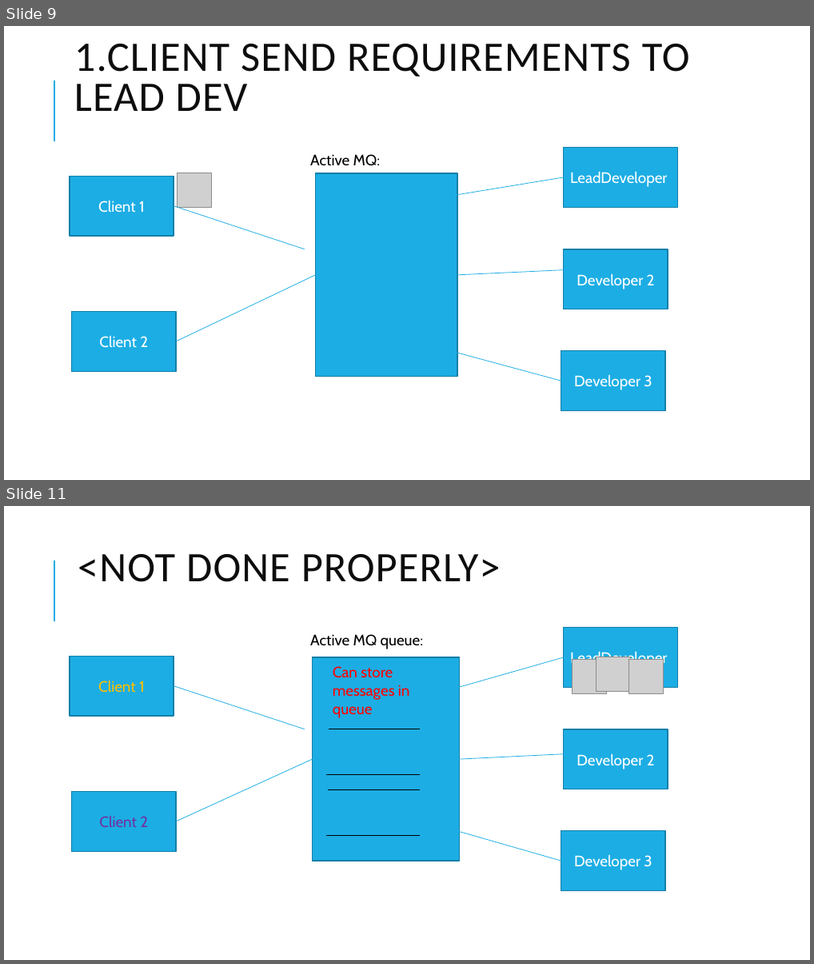
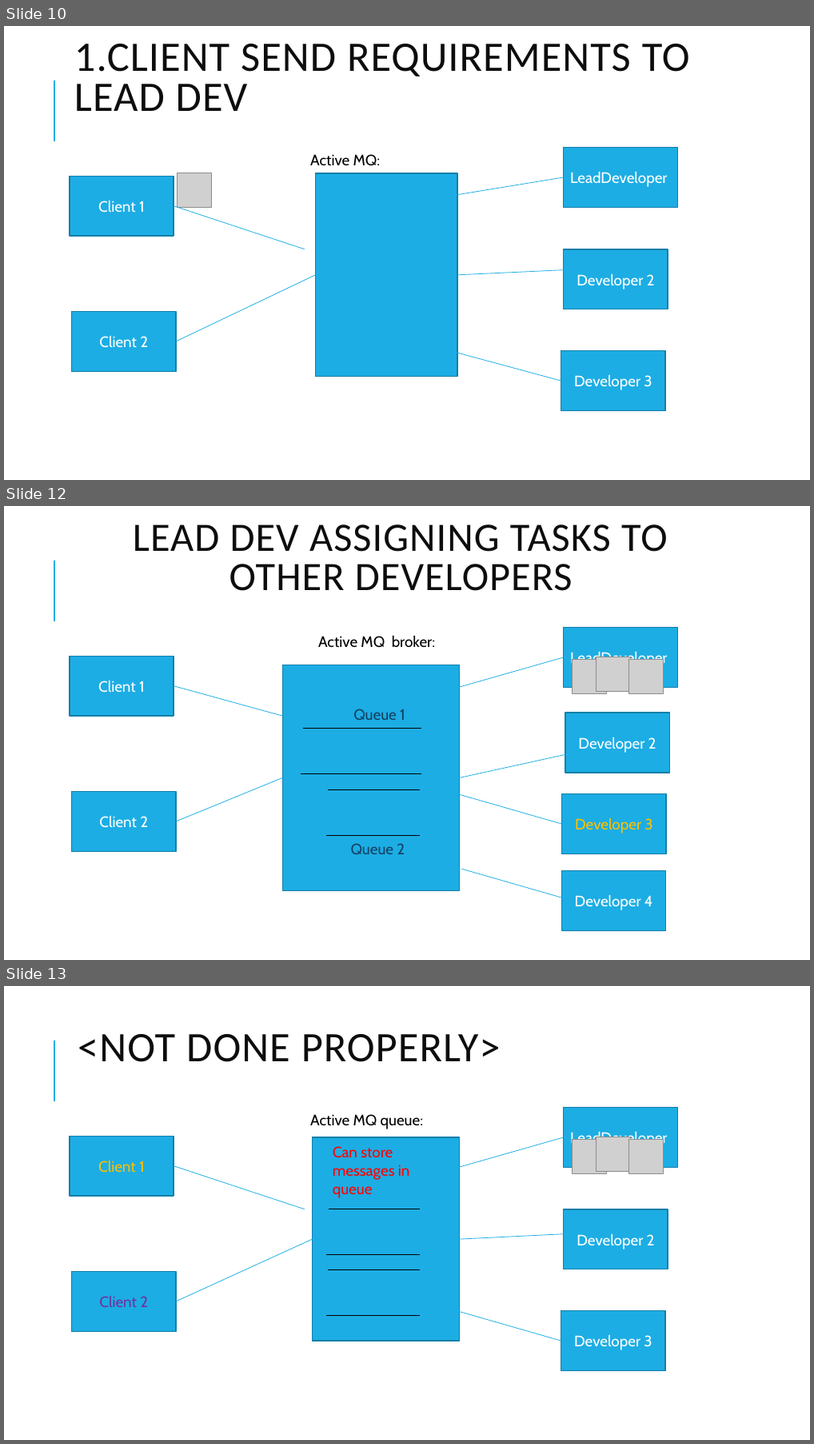
Before and after one commit to ov1n/Active-MQ-presentation, a slide deck: activemq.pptx. Shown one above the other, each under a label of ours: slides 9 and 11 before the commit, slides 10, 12 and 13 after it; the slides between them are not shown. The pictures are 814x964 and 814x1444 pixels, drawn with LibreOffice and Linux fonts; fonts in the diff are those of the drawing; grey boxes stand for pictures. Boxes give left, top, right and bottom in pixels: in the first picture for what was removed or moved away, otherwise in the second. Text is boxed around its words. In the diff, an @@ line names an element or a change of style, - is before the commit and + after.

```diff
--- a/activemq.pptx
+++ b/activemq.pptx
@@ slide 12 added at bbox=[4, 506, 810, 960], background #FFFFFF; not listed: 1 template element that a slide beside it also shows @@
@@ title added at bbox=[133, 524, 668, 591], 48 pt, text #0D0D0D @@
+LEAD DEV ASSIGNING TASKS TO OTHER DEVELOPERS
@@ text added at bbox=[318, 635, 435, 648], 18 pt, text #000000 @@
+Active MQ broker:
@@ rectangle added at bbox=[564, 628, 678, 688], fill #1CADE4, outline #1580A9 1.25 pt, 18 pt, text #FFFFFF @@
+LeadDeveloper
@@ rectangle added at bbox=[70, 656, 174, 716], fill #1CADE4, outline #1580A9 1.25 pt, 18 pt, text #FFFFFF @@
+Client 1
@@ rectangle added at bbox=[283, 664, 460, 890], fill #1CADE4, outline #1580A9 1.25 pt @@
@@ line added from (457, 688) to (564, 657), #1CADE4 0.75 pt @@
@@ picture added at bbox=[573, 660, 607, 694] @@
@@ picture added at bbox=[596, 656, 630, 691] @@
@@ picture added at bbox=[629, 660, 663, 694] @@
@@ line added from (174, 686) to (283, 716), #1CADE4 0.75 pt @@
@@ text added at bbox=[354, 708, 406, 720], 18 pt, text #134163 @@
+Queue 1
@@ rectangle added at bbox=[566, 712, 670, 772], fill #1CADE4, outline #1580A9 1.25 pt, 18 pt, text #FFFFFF @@
+Developer 2
@@ line added from (303, 728) to (422, 728), #000000 0.75 pt @@
@@ line added from (459, 778) to (570, 753), #1CADE4 0.75 pt @@
@@ rectangle added at bbox=[72, 792, 176, 852], fill #1CADE4, outline #1580A9 1.25 pt, 18 pt, text #FFFFFF @@
+Client 2
@@ line added from (176, 821) to (283, 778), #1CADE4 0.75 pt @@
@@ line added from (301, 773) to (422, 773), #000000 0.75 pt @@
@@ line added from (328, 790) to (420, 790), #000000 0.75 pt @@
@@ line added from (458, 794) to (562, 824), #1CADE4 0.75 pt @@
@@ rectangle added at bbox=[562, 794, 666, 854], fill #1CADE4, outline #1580A9 1.25 pt, 18 pt, text #FFC000 @@
+Developer 3
@@ line added from (326, 835) to (420, 835), #000000 0.75 pt @@
@@ text added at bbox=[351, 843, 405, 854], 18 pt, text #134163 @@
+Queue 2
@@ line added from (462, 868) to (566, 899), #1CADE4 0.75 pt @@
@@ rectangle added at bbox=[562, 871, 666, 931], fill #1CADE4, outline #1580A9 1.25 pt, 18 pt, text #FFFFFF @@
+Developer 4
@@ what was slide 9 is now slide 10 @@
@@ what was slide 11 is now slide 13 @@
```
Also in this commit, not shown: 1 slide changed, 7 other slides added, 4 slides removed, 9 other files.
